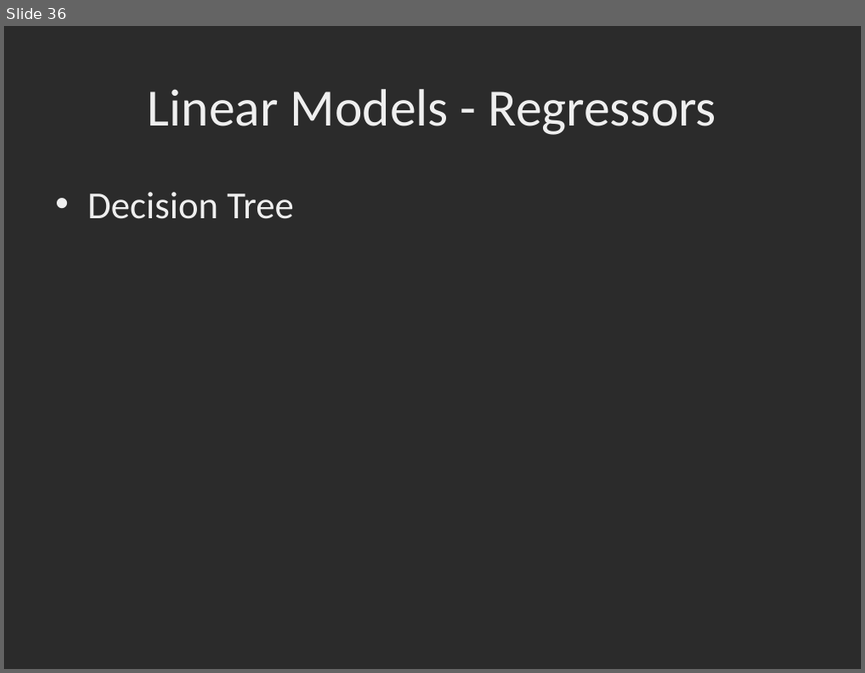
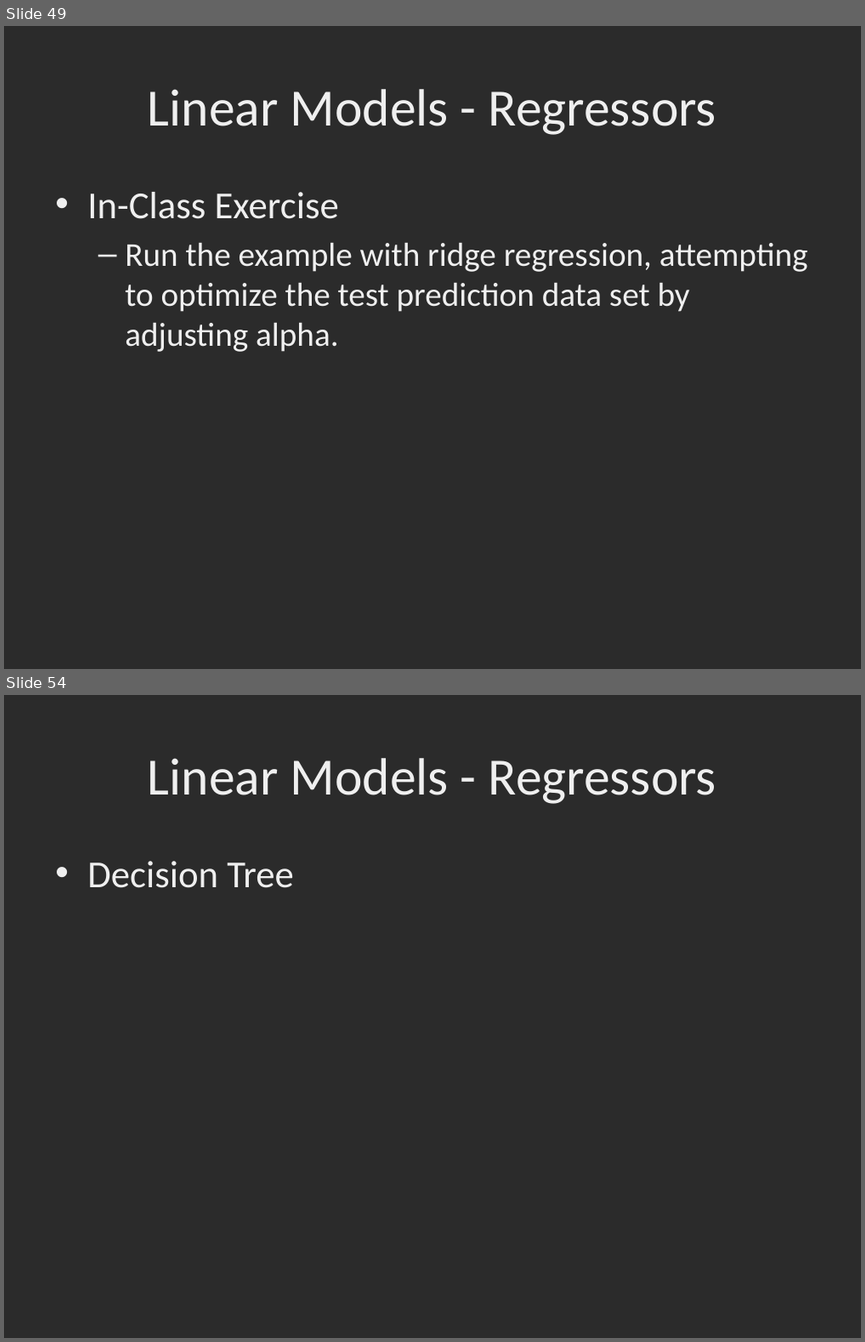
Before and after one commit to dbowmans46/PracticalProgramming, a slide deck: Session 7 - Python/Instructional Material/Session 7 - Python Brief Intro to Machine Learning with Scikit Learn.pptx. Shown one above the other, each under a label of ours: slide 36 before the commit, slides 49 and 54 after it; the slides between them are not shown. The pictures are 865x673 and 865x1342 pixels, drawn with LibreOffice and Linux fonts; fonts in the diff are those of the drawing; background and template pictures are left out; a plain dark background stands for a picture behind light text. Boxes give left, top, right and bottom in pixels: in the first picture for what was removed or moved away, otherwise in the second. Text is boxed around its words. In the diff, an @@ line names an element or a change of style, - is before the commit and + after.

Commit message:
Added slides for linear regressor, ridge, and lasso.  Added more classifiers to go over.

```diff
--- a/Session 7 - Python/Instructional Material/Session 7 - Python Brief Intro to Machine Learning with Scikit Learn.pptx
+++ b/Session 7 - Python/Instructional Material/Session 7 - Python Brief Intro to Machine Learning with Scikit Learn.pptx
@@ slide 49 added at [4,26,861,669], background picture (left out) @@
@@ title added at [148,89,716,135], 44 pt, text #EFEFEF @@
+Linear Models - Regressors
@@ text added at [87,192,808,352], 28 pt, text #EFEFEF @@
+• In-Class Exercise
+  – Run the example with ridge regression, attempting to optimize the test prediction data set by adjusting alpha.
@@ what was slide 36 is now slide 54 @@
```
Also in this commit, not shown: 6 slides changed, 17 other slides added.
